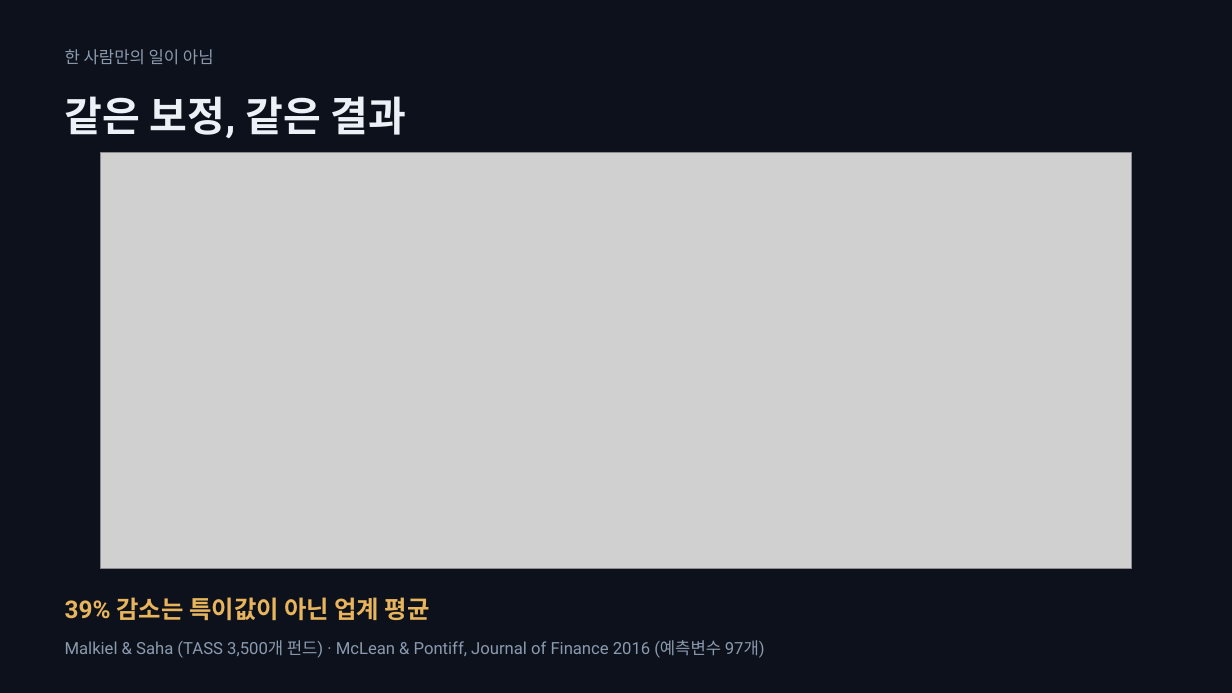
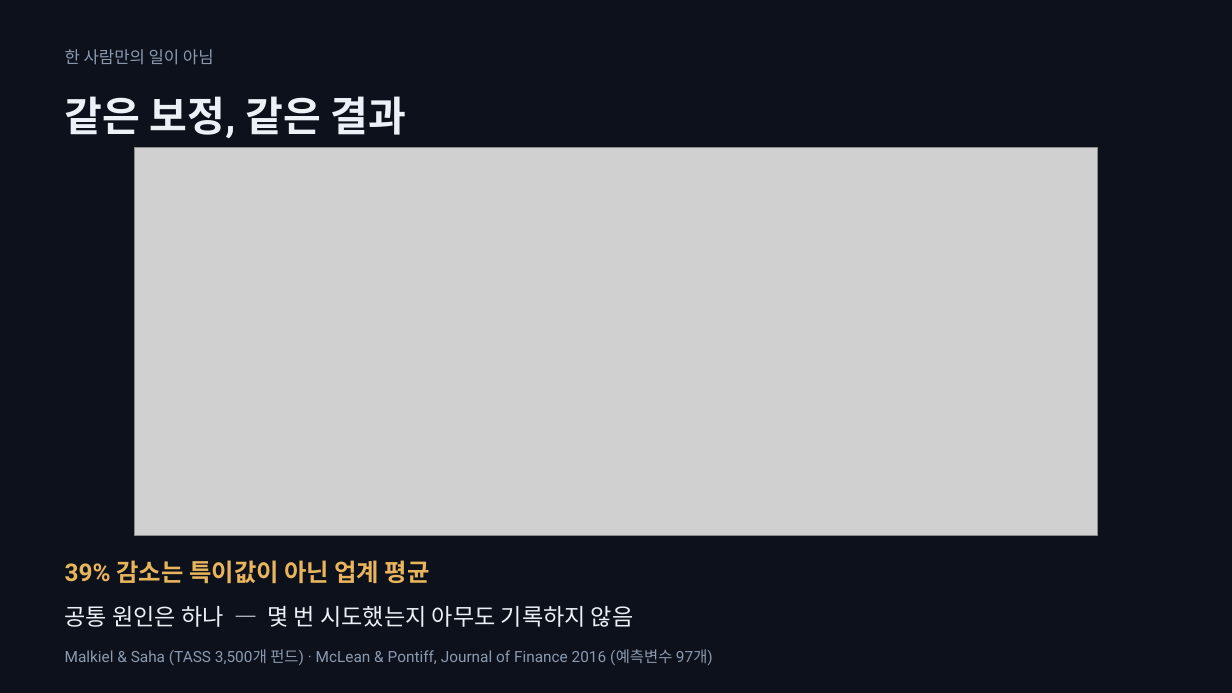
Before and after one commit to SeoDongOk/proof-of-track-record, a slide deck: slide 4 of deck/proof-of-track-record-talk.pptx. Drawn at 1232x693 pixels with LibreOffice and Linux fonts; fonts in the diff are those of the drawing; grey boxes stand for pictures. Boxes give left, top, right and bottom in pixels: in the first picture for what was removed or moved away, otherwise in the second. Text is boxed around its words. In the diff, an @@ line names an element or a change of style, - is before the commit and + after.

```diff
--- a/deck/proof-of-track-record-talk.pptx
+++ b/deck/proof-of-track-record-talk.pptx
@@ picture: place and size @@
-picture at (101, 152, 1132, 568)
+picture at (135, 148, 1098, 536)
@@ text "39% 감소는 특이값이 아닌 업계 ...": place and size @@
-text "39% 감소는 특이값이 아닌 업계 ..." at (65, 597, 430, 620)
+text "39% 감소는 특이값이 아닌 업계 ..." at (65, 560, 430, 583)
@@ text added at (65, 606, 634, 627), 18 pt, text #ECF1F7 @@
+공통 원인은 하나 — 몇 번 시도했는지 아무도 기록하지 않음
@@ text "Malkiel & Saha (TASS 3,500개 ...": place and size @@
-text "Malkiel & Saha (TASS 3,500개 ..." at (65, 640, 765, 658)
+text "Malkiel & Saha (TASS 3,500개 ..." at (65, 649, 713, 665)
@@ text "Malkiel & Saha (TASS 3,500개 ..." at (65, 649, 713, 665): size 13 to 12 pt @@
```
Also in this commit, not shown: 2 other slides changed, 2 slides added, 3 slides removed, 2 other files.
